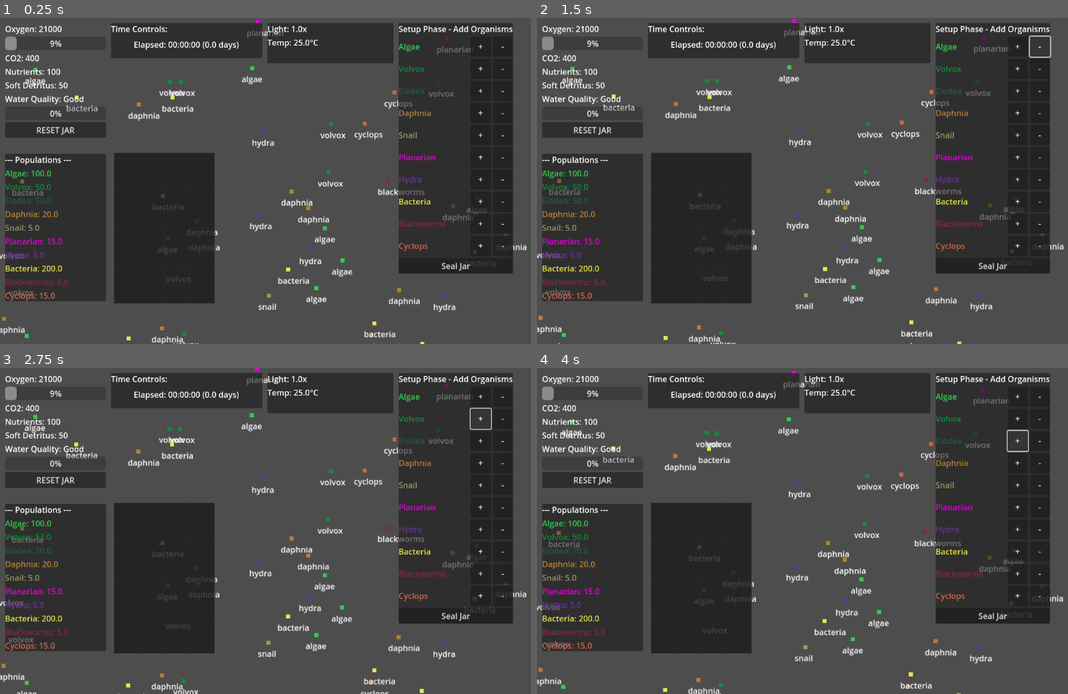
Above: before the commit, frames 1-4 (two rows, left to right).
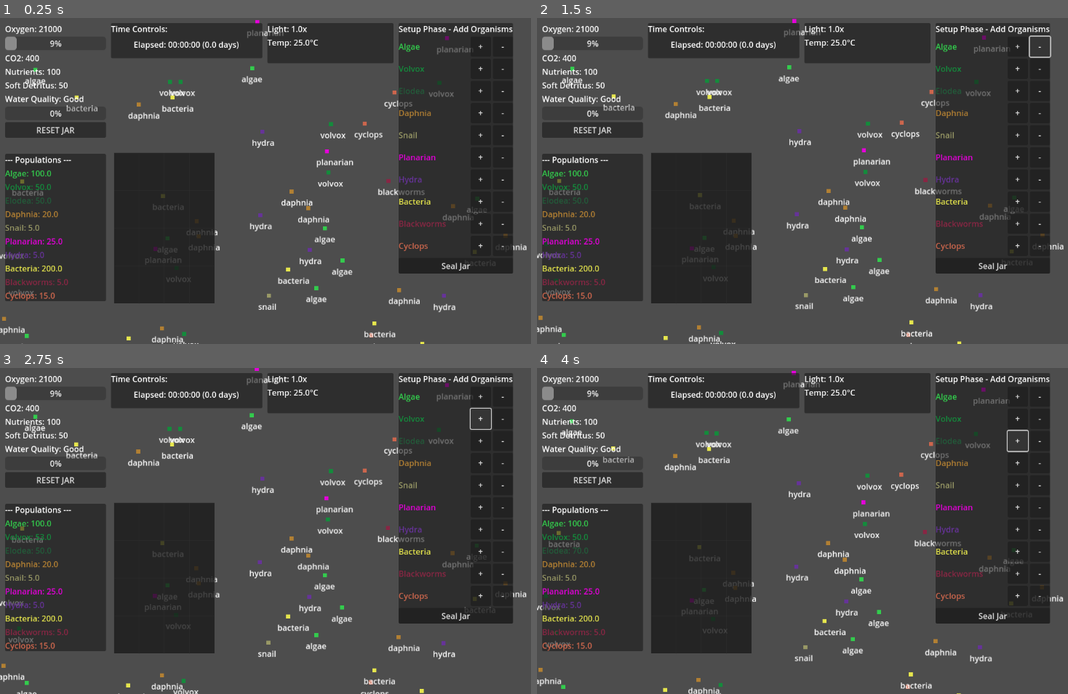
Above: after the commit, the same moments.

Repository: SFMiner/Biosphere-Sim
Game: Godot game, scene res://scenes/main_scene.tscn
The game is run twice, just before and just after one commit, with the same random seed, the same clock (stepped at 60 frames per second) and the same inputs.
Inputs:
- Up to frame 1 (0.25 s): no input
- Up to frame 2 (1.5 s): click "+" at 0.5 s; click "-" at 1.25 s
- Up to frame 3 (2.75 s): click "+" at 2 s
- Up to frame 4 (4 s): click "-" at 2.75 s; click "+" at 3.5 s

The runs differ from the first frame. In frame 1, 0.1% of the frame differs, in the area x 8-67%, y 40-76%; in frame 2, 0.1%; in frame 3, 0.1%, in the area x 8-67%, y 39-75%; in frame 4, 0.1%.

Commit message:
asdjusted food balances

Diff:
--- a/scripts/ecosystem_manager.gd
+++ b/scripts/ecosystem_manager.gd
@@ -44,7 +44,7 @@
 	"elodea": 50.0,
 	"daphnia": 20.0,
 	"snail": 5.0,
-	"planarian": 15.0,
+	"planarian": 25.0,
 	"hydra": 5.0,
 	"blackworms": 5.0,
 	"bacteria": 200.0,  # v3 FIX: Increased from 50.0 (4x more bacteria)
@@ -152,7 +152,7 @@
 	"hydra": {
 		"daphnia": 0.0008,
 		"cyclops": 0.0006,
-		"planarian": 0.002,  # v3 FIX: Increased from 0.0004 (5x increase!)
+		"planarian": 0.0007,  # v3 FIX: Increased from 0.0004 (5x increase!)
 	},
 	"cyclops": {
 		"daphnia": 0.0004,
@@ -284,7 +284,7 @@
 		var detox_rate = min(bacteria_biomass * 0.025 * step_delta, toxic_waste * 0.2)
 		toxic_waste_delta -= detox_rate
 		nutrient_delta += detox_rate * 0.9
-		population_deltas["bacteria"] += detox_rate * 0.2  # v3 FIX: Increased from 0.05 (4x growth!)
+		population_deltas["bacteria"] += detox_rate * 0.25  # v3 FIX: Increased from 0.05 (4x growth!)
 
 	# 4. Hard Detritus Decay
 	#    A very slow, passive process where hard_detritus breaks down
